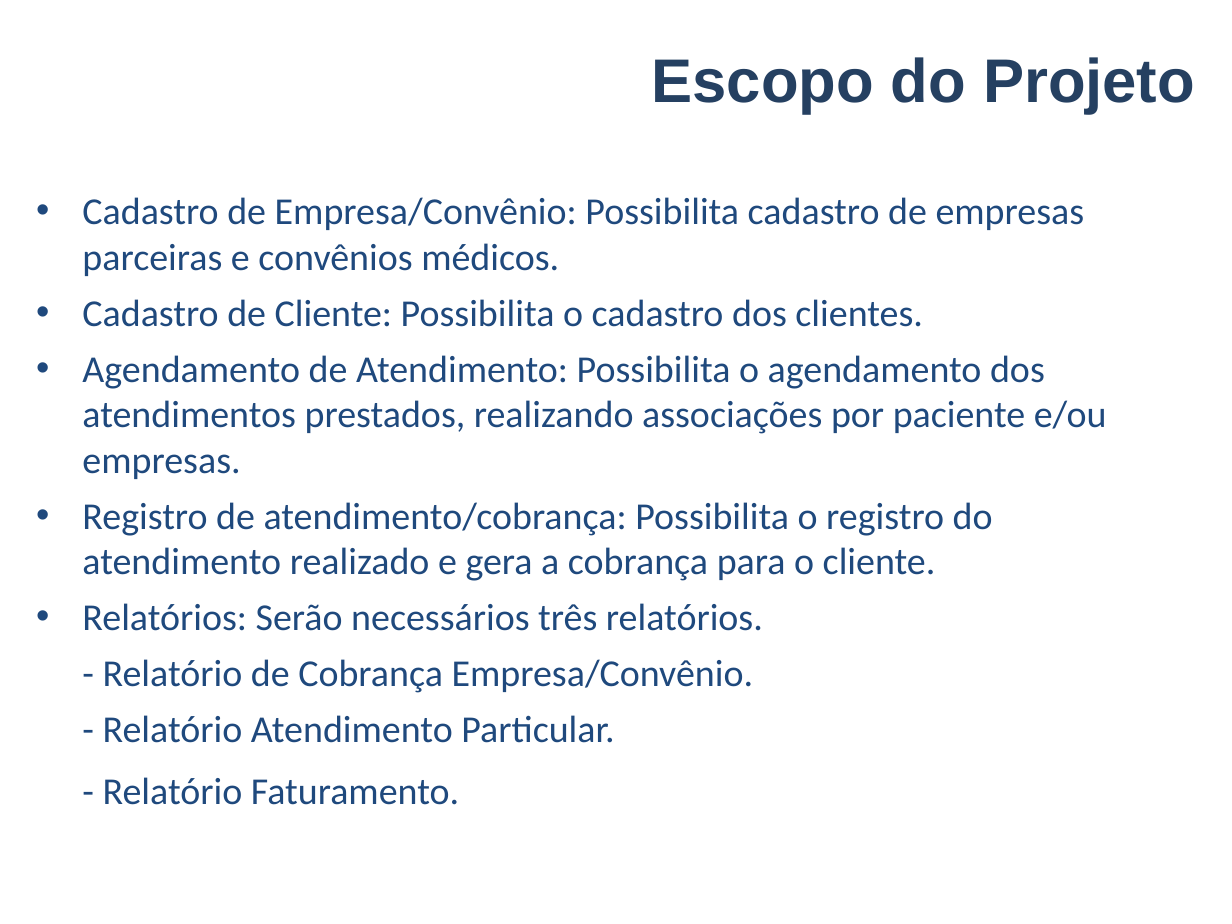
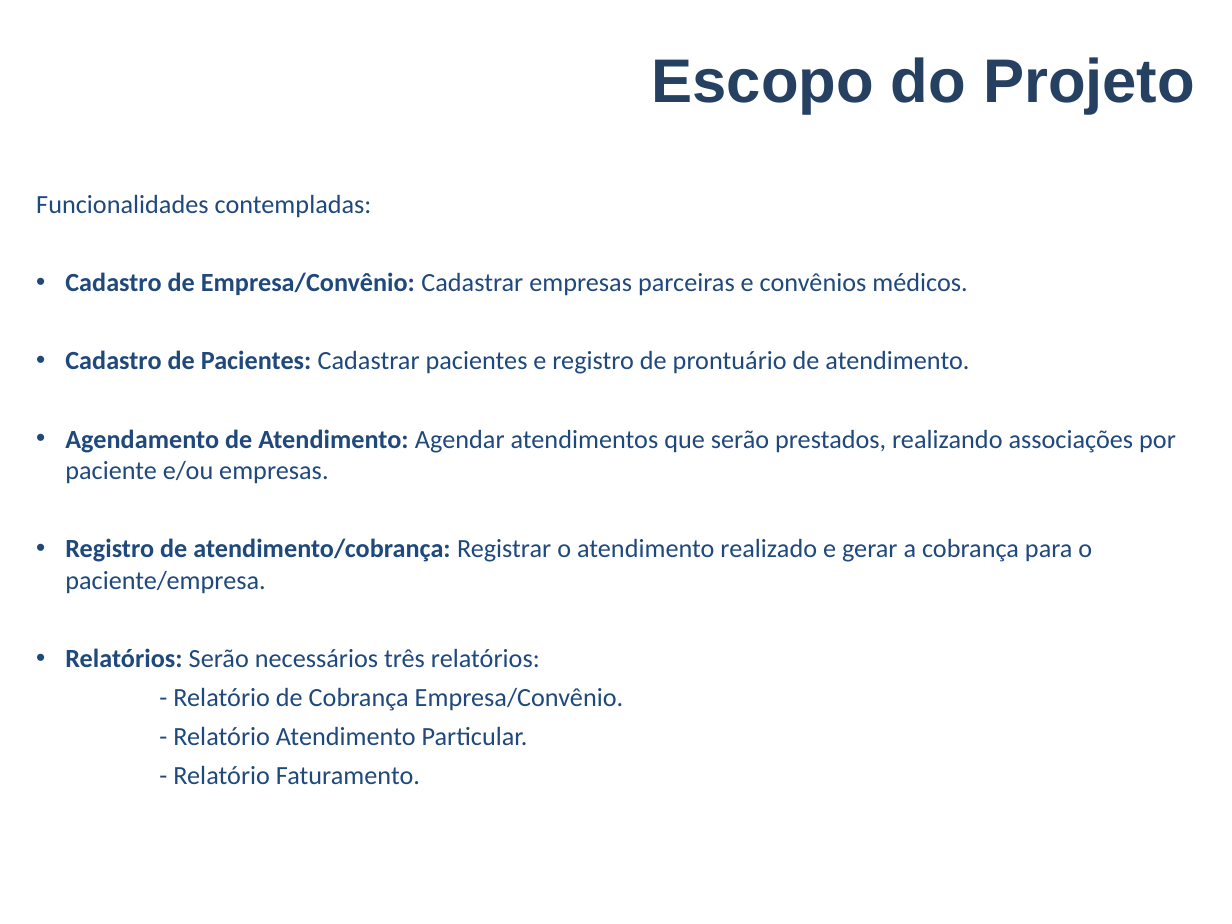
Before and after one commit to VagnerAlcantara/TCC, a slide deck: slide 5 of AnteProjeto/Apresentacao do Anteprojeto.ppt (slide 4 before the commit). Drawn at 1232x924 pixels with LibreOffice and Linux fonts; fonts in the diff are those of the drawing; background and template pictures are left out. Boxes give left, top, right and bottom in pixels: in the first picture for what was removed or moved away, otherwise in the second. Text is boxed around its words. In the diff, an @@ line names an element or a change of style, - is before the commit and + after.

```diff
--- a/AnteProjeto/Apresentacao do Anteprojeto.ppt
+++ b/AnteProjeto/Apresentacao do Anteprojeto.ppt
@@ text at [36,194,1176,667]: text changed; size 22.2 to 15.3 pt @@
-• Cadastro de Empresa/Convênio: Possibilita cadastro de empresas parceiras e convênios médicos.
-• Cadastro de Cliente: Possibilita o cadastro dos clientes.
-• Agendamento de Atendimento: Possibilita o agendamento dos atendimentos prestados, realizando associações por paciente e/ou empresas.
-• Registro de atendimento/cobrança: Possibilita o registro do atendimento realizado e gera a cobrança para o cliente.
-• Relatórios: Serão necessários três relatórios.
+Funcionalidades contempladas:
+• Cadastro de Empresa/Convênio: Cadastrar empresas parceiras e convênios médicos.
+• Cadastro de Pacientes: Cadastrar pacientes e registro de prontuário de atendimento.
+• Agendamento de Atendimento: Agendar atendimentos que serão prestados, realizando associações por paciente e/ou empresas.
+• Registro de atendimento/cobrança: Registrar o atendimento realizado e gerar a cobrança para o paciente/empresa.
+• Relatórios: Serão necessários três relatórios:
@@ text at [173,687,624,784]: size 22.2 to 15.3 pt in "- Relatório de Cobrança Empresa/Convênio.", "- Relatório Atendimento Particular.", "- Relatório Faturamento."; indent changed; less space between paragraphs @@
```
Also in this commit, not shown: 4 other slides changed, 3 slides added, 3 slides removed.
